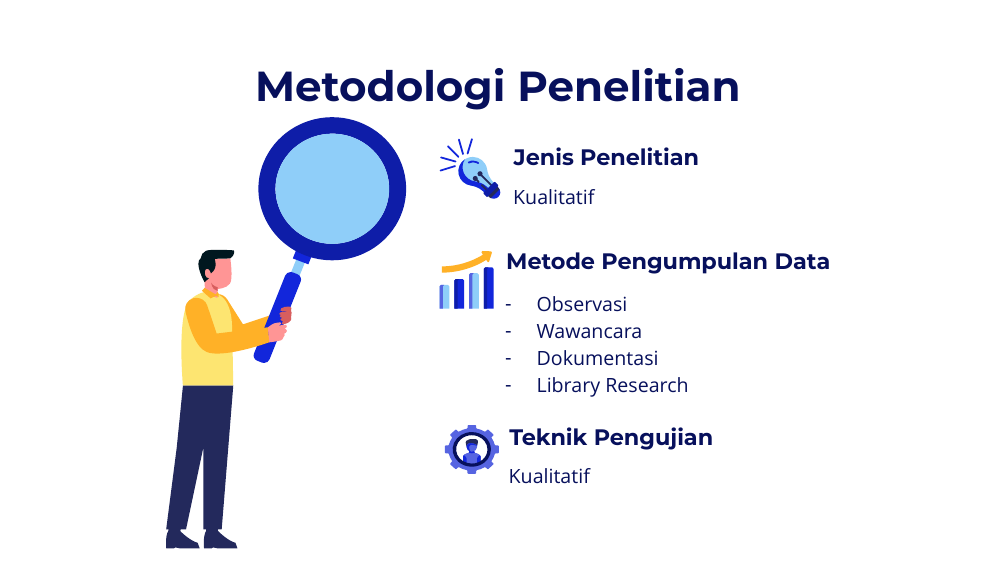
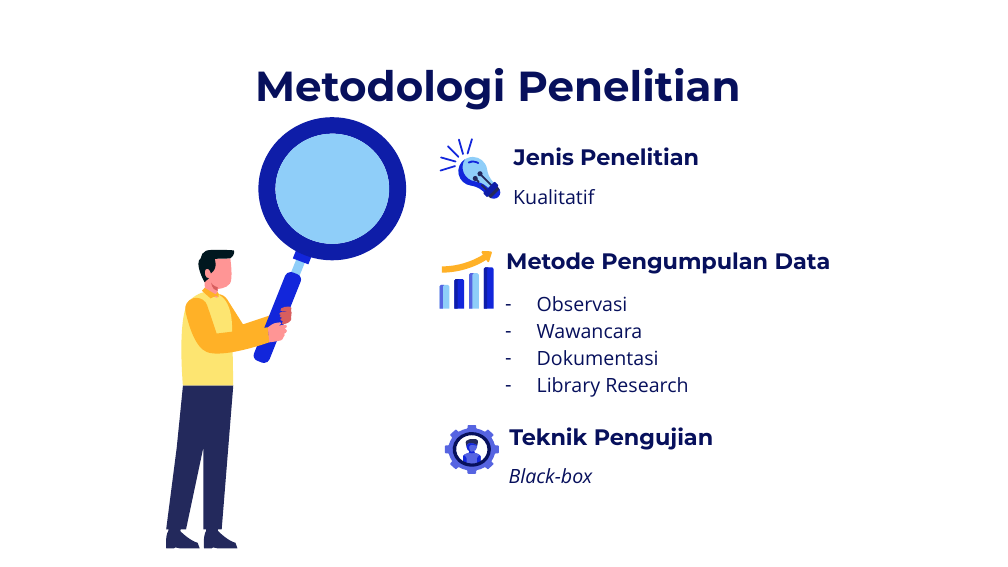
Before and after one commit to Rahmat-Ilyas/skripsi, a slide deck: slide 10 of 2. Proposal/Seminar Proposal/PPT Draft.pptx. Drawn at 1008x567 pixels with LibreOffice and Linux fonts; fonts in the diff are those of the drawing. Boxes give left, top, right and bottom in pixels: in the first picture for what was removed or moved away, otherwise in the second. Text is boxed around its words. In the diff, an @@ line names an element or a change of style, - is before the commit and + after.

```diff
--- a/2. Proposal/Seminar Proposal/PPT Draft.pptx
+++ b/2. Proposal/Seminar Proposal/PPT Draft.pptx
@@ text at (509, 468, 593, 483): text changed; italic on @@
-Kualitatif
+Black-box
```
Also in this commit, not shown: 5 other slides changed, 8 other files.
